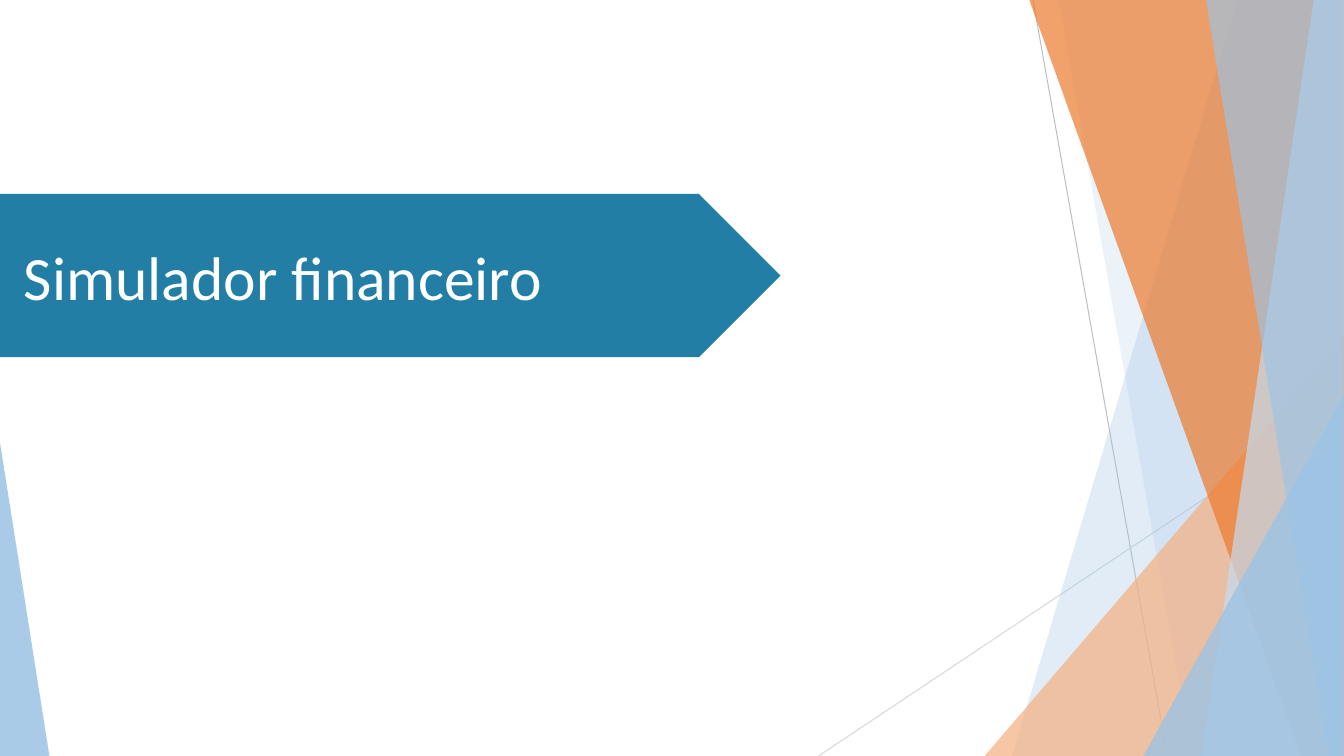
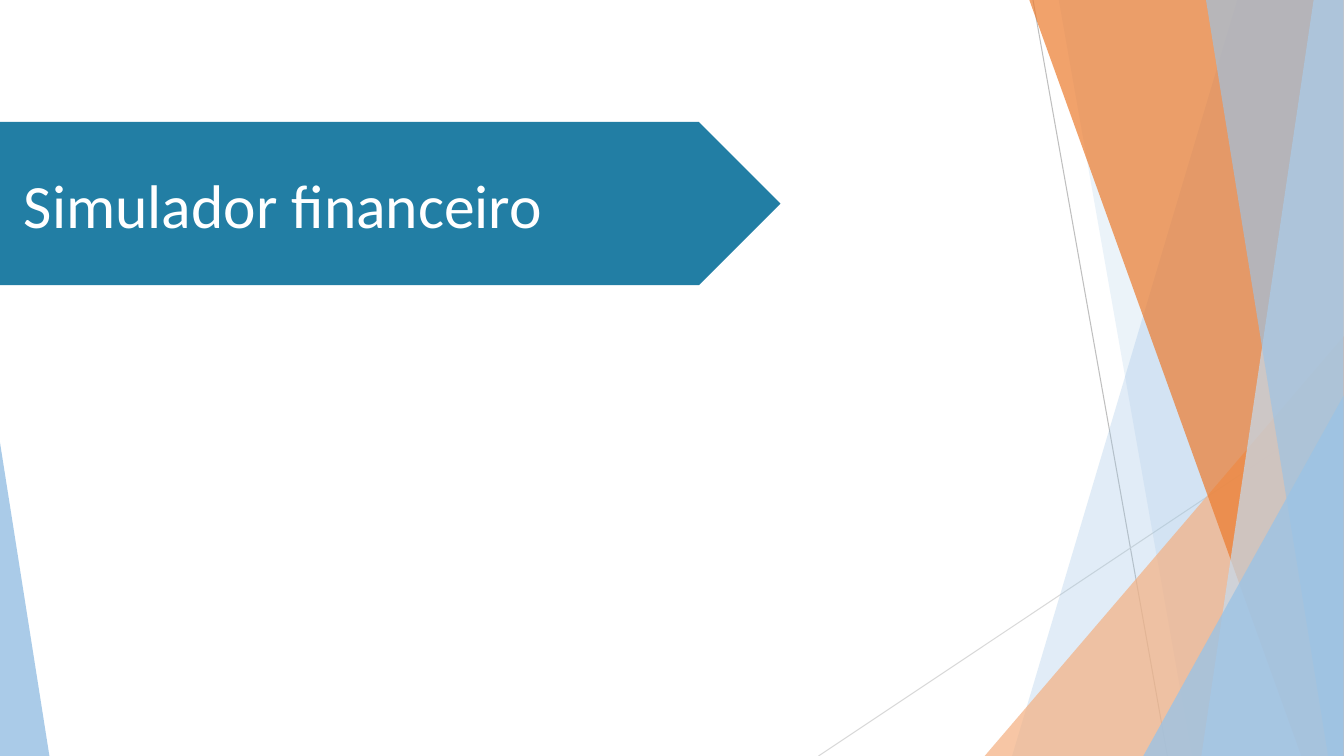
Before and after one commit to Stefany-hub/Projeto2.0, a slide deck: slide 14 of apresentação/MIT PPT (Projeto 2.0).pptx (slide 15 before the commit). Drawn at 1344x756 pixels with LibreOffice and Linux fonts; fonts in the diff are those of the drawing; background and template pictures are left out. Boxes give left, top, right and bottom in pixels: in the first picture for what was removed or moved away, otherwise in the second. Text is boxed around its words. In the diff, an @@ line names an element or a change of style, - is before the commit and + after.

```diff
--- a/apresentação/MIT PPT (Projeto 2.0).pptx
+++ b/apresentação/MIT PPT (Projeto 2.0).pptx
@@ pentagon arrow "Simulador financeiro": place and size @@
-pentagon arrow "Simulador financeiro" at (0, 194, 780, 357)
+pentagon arrow "Simulador financeiro" at (0, 122, 780, 285)
```
Also in this commit, not shown: 6 other slides changed, 1 slide added, 2 slides removed.
